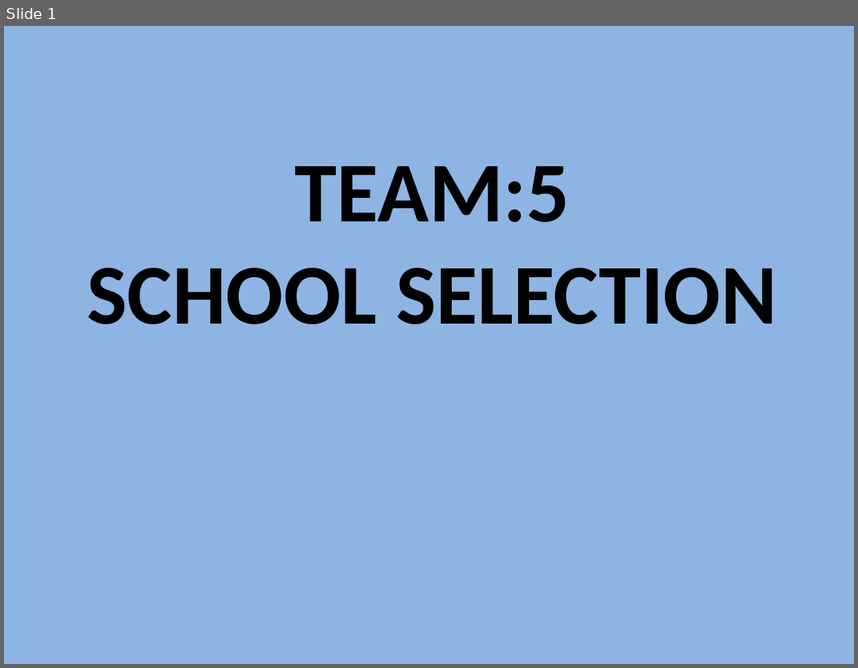
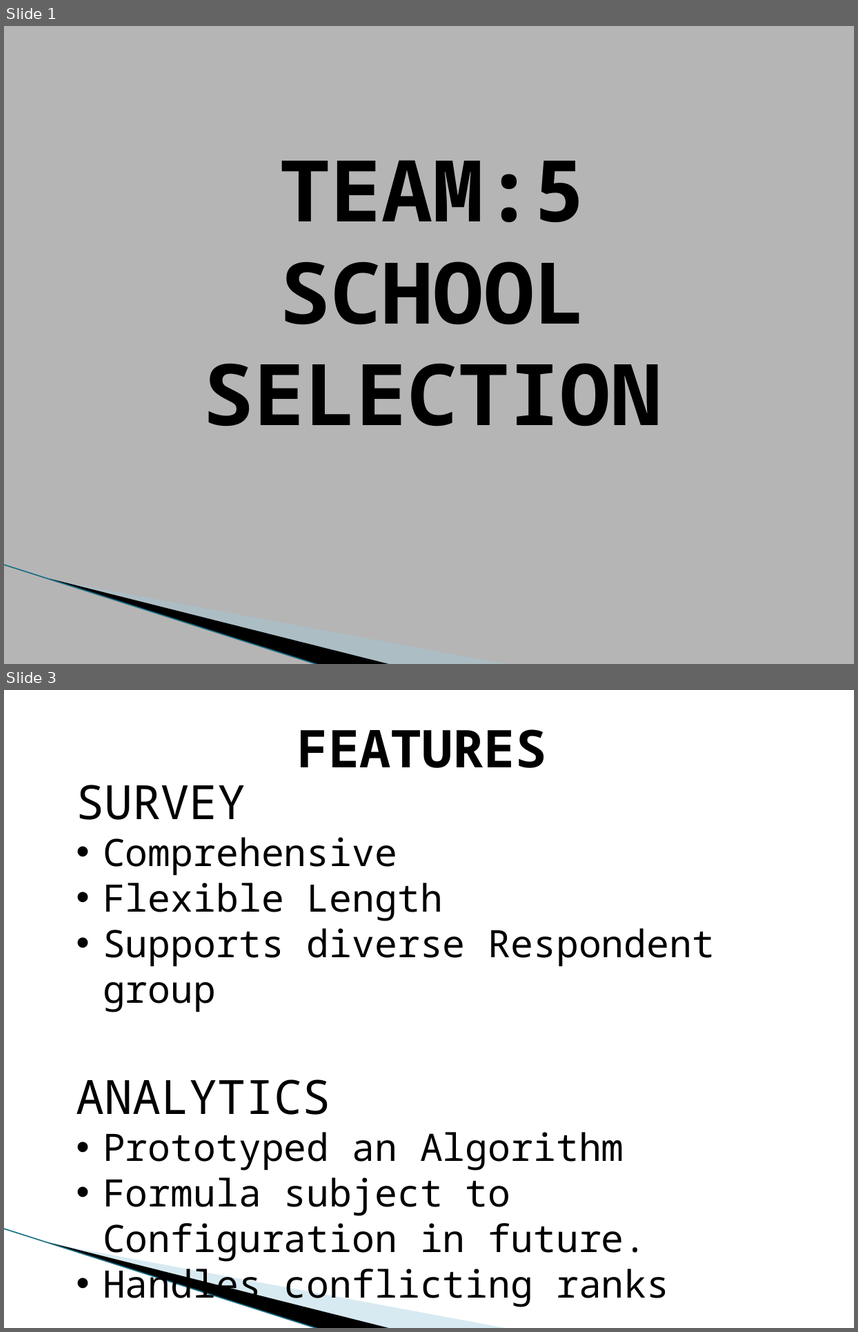
Before and after one commit to T4SG/Mumbai-Team-5, a slide deck: pptcfg.pptx. Shown one above the other, each under a label of ours: slide 1 before the commit, slides 1 and 3 after it; the slides between them are not shown. The pictures are 858x668 and 858x1332 pixels, drawn with LibreOffice and Linux fonts; fonts in the diff are those of the drawing; background and template pictures are left out. Boxes give left, top, right and bottom in pixels: in the first picture for what was removed or moved away, otherwise in the second. Text is boxed around its words. In the diff, an @@ line names an element or a change of style, - is before the commit and + after.

```diff
--- a/pptcfg.pptx
+++ b/pptcfg.pptx
@@ slide 3 added at [4,690,854,1328], background #FFFFFF; not listed: 3 template elements that a slide beside it also shows @@
@@ text added at [297,729,546,768], 44 pt, text #000000, bold @@
+FEATURES
@@ text added at [76,785,715,1308], 32 pt, text #000000 @@
+SURVEY
+• Comprehensive
+• Flexible Length
+• Supports diverse Respondent group
+ANALYTICS
+• Prototyped an Algorithm
+• Formula subject to Configuration in future.
+• Handles conflicting ranks
@@ slide 1 changed as well @@
@@ background #8EB4E3 to #B5B5B5 @@
@@ text "TEAM:5" at [203,160,662,426]: font Calibri to Noto Sans Mono @@
@@ line added from (4, 564) to (319, 664), #97C5D8 0.95 pt @@
@@ freeform shape added at [49,578,392,664], fill #000000 @@
@@ freeform shape added at [51,579,510,664], fill #A0CBDC at 40% opacity @@
```
Also in this commit, not shown: 2 other slides changed, 1 other slide added, 3 slides removed.
